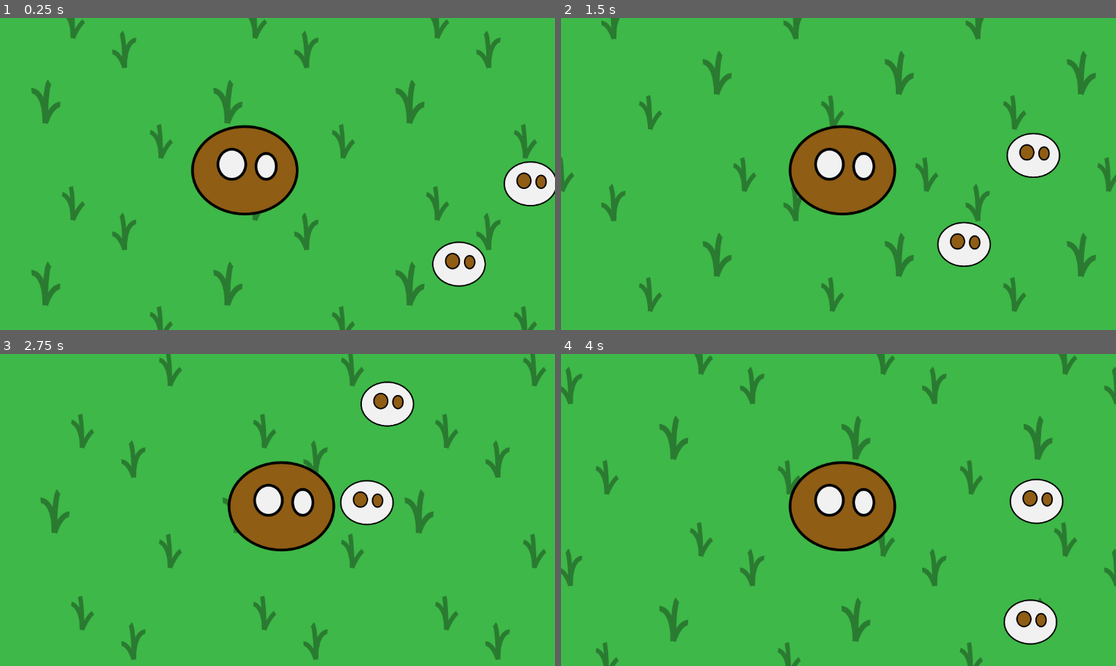
Above: before the commit, frames 1-4 (two rows, left to right).
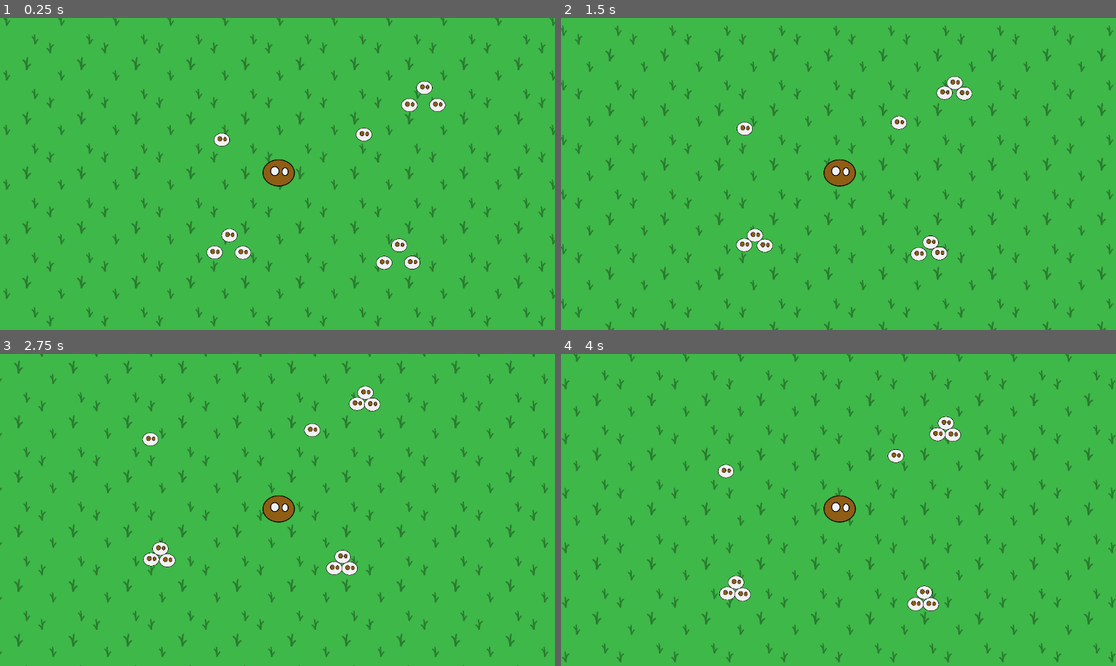
Above: after the commit, the same moments.

Repository: MrOnosa/d2jam-2025-sheep-herder
Game: Godot game, scene res://game.tscn
Two runs of this game, one before a commit and one after it. Both use one fixed random seed, a clock stepped at 60 frames per second and the inputs below.
Inputs:
- Up to frame 1 (0.25 s): no input
- Up to frame 2 (1.5 s): hold D (right) 0.53-1.28 s; hold S (down) from 1.28 s (still down)
- Up to frame 3 (2.75 s): release S (down) at 2.03 s; hold D (right) from 2.03 s (still down)
- Up to frame 4 (4 s): release D (right) at 2.78 s; hold W (up) 2.78-3.53 s; hold A (left) from 3.53 s (still down)

The runs differ from the first frame. In frame 1, 15% of the frame differs, in the area x 0-100%, y 0-100%; in frame 2, 15%; in frame 3, 14%; in frame 4, 15%.

Commit message:
Sheep group up together. They create herds, but always run away from the dog. The dog is scarier than the sheep is friend

Diff:
--- a/game.tscn
+++ b/game.tscn
@@ -37,16 +37,44 @@
 
 [node name="dog" parent="." instance=ExtResource("3_feb5d")]
 unique_name_in_owner = true
-position = Vector2(500, 396)
+position = Vector2(2586, 1389)
 
 [node name="Camera2D" type="Camera2D" parent="dog"]
+zoom = Vector2(0.3, 0.3)
 limit_left = 0
 limit_top = 0
 limit_right = 5000
 limit_bottom = 3000
 
-[node name="sheep5" parent="." instance=ExtResource("3_fc0e3")]
-position = Vector2(1093, 420)
+[node name="leftsheep" parent="." instance=ExtResource("3_fc0e3")]
+position = Vector2(2147, 1933)
+
+[node name="rightsheep" parent="." instance=ExtResource("3_fc0e3")]
+position = Vector2(2347, 1933)
 
 [node name="sheep" parent="." instance=ExtResource("3_fc0e3")]
-position = Vector2(944, 585)
+position = Vector2(2254, 1808)
+
+[node name="leftsheep2" parent="." instance=ExtResource("3_fc0e3")]
+position = Vector2(3314, 2007)
+
+[node name="rightsheep2" parent="." instance=ExtResource("3_fc0e3")]
+position = Vector2(3514, 2007)
+
+[node name="sheep4" parent="." instance=ExtResource("3_fc0e3")]
+position = Vector2(3421, 1882)
+
+[node name="leftsheep3" parent="." instance=ExtResource("3_fc0e3")]
+position = Vector2(3489, 918)
+
+[node name="rightsheep3" parent="." instance=ExtResource("3_fc0e3")]
+position = Vector2(3689, 918)
+
+[node name="sheep5" parent="." instance=ExtResource("3_fc0e3")]
+position = Vector2(3596, 793)
+
+[node name="sheep2" parent="." instance=ExtResource("3_fc0e3")]
+position = Vector2(2205, 1161)
+
+[node name="sheep3" parent="." instance=ExtResource("3_fc0e3")]
+position = Vector2(3173, 1122)
--- a/project.godot
+++ b/project.godot
@@ -14,6 +14,10 @@
 run/main_scene="uid://b4g7wcpytcae7"
 config/features=PackedStringArray("4.4", "GL Compatibility")
 config/icon="res://icon.svg"
+
+[global_group]
+
+sheep="🐑"
 
 [input]
 
--- a/sheep.gd
+++ b/sheep.gd
@@ -1,7 +1,12 @@
 extends RigidBody2D
 
 
-const SPEED = 10000.0
+const SPEED := 10000.0
+const SCARED_OF_DOG_SPEED := 20000.0
+const run_doggy_logic := true
+const run_sheep_herding_mentality_logic := true
+
+var total_other_sheep := 1
 
 # Called when the node enters the scene tree for the first time.
 func _ready() -> void:
@@ -10,12 +15,32 @@
 
 # Called every frame. 'delta' is the elapsed time since the previous frame.
 func _process(delta: float) -> void:
-	var dog_pos = %dog.position
-	var dist_squared = position.distance_squared_to(dog_pos) - 27000
-	if dist_squared < 1000:
-		dist_squared = 1000
-	var doggo_dist = 1 / (dist_squared)
-	#TODO Make the sheep run faster away from the dog when it's close
-	linear_velocity = SPEED * ((position - dog_pos)) * doggo_dist
-	#angular_velocity = position.angle_to_point(dog_pos) - angular_velocity
-	#print("Dist " + str(dist_squared) + " doggo_dist " + str(doggo_dist) + " Linear velocity " + str(linear_velocity))
+	var doggy_linear_velocity := Vector2.ZERO
+	var sheep_linear_velocity := Vector2.ZERO
+	if run_doggy_logic:
+		var dog_pos = %dog.position
+		var dist_squared = position.distance_squared_to(dog_pos) - 27000
+		if dist_squared < 1000:
+			dist_squared = 1000
+		var doggo_dist = 1 / (dist_squared)
+		#TODO Make the sheep run faster away from the dog when it's close
+		doggy_linear_velocity = SCARED_OF_DOG_SPEED * ((position - dog_pos)) * doggo_dist
+		#angular_velocity = position.angle_to_point(dog_pos) - angular_velocity
+		#print("Dist " + str(dist_squared) + " doggo_dist " + str(doggo_dist) + " Linear velocity " + str(linear_velocity))
+
+	if run_sheep_herding_mentality_logic:
+		var force := Vector2.ZERO
+		var all_sheep = get_tree().get_nodes_in_group("sheep")
+		for s in all_sheep:
+			if s == self:
+				continue
+			var sheep_pos = s.position
+			var dist_squared = position.distance_squared_to(sheep_pos) - 10000
+			if dist_squared < 100:
+				dist_squared = 100
+			var sheep_dist = 1/(dist_squared)
+			var influcence = SPEED * ((sheep_pos - position)) * sheep_dist
+			force += (influcence)/(all_sheep.size()-1)
+		sheep_linear_velocity = force
+
+	linear_velocity = doggy_linear_velocity + sheep_linear_velocity
--- a/sheep.tscn
+++ b/sheep.tscn
@@ -7,11 +7,10 @@
 radius = 43.0
 height = 106.0
 
-[node name="sheep" type="RigidBody2D"]
+[node name="sheep" type="RigidBody2D" groups=["sheep"]]
 gravity_scale = 0.0
 can_sleep = false
 lock_rotation = true
-contact_monitor = true
 max_contacts_reported = 5
 script = ExtResource("1_xqjq8")
 
